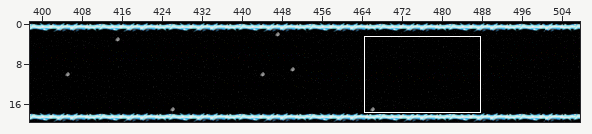
One commit to this Tiled map: level48.tmx. The first picture is a wide view before the edit; the outline marks the close-up.
Close-up. Before the commit:
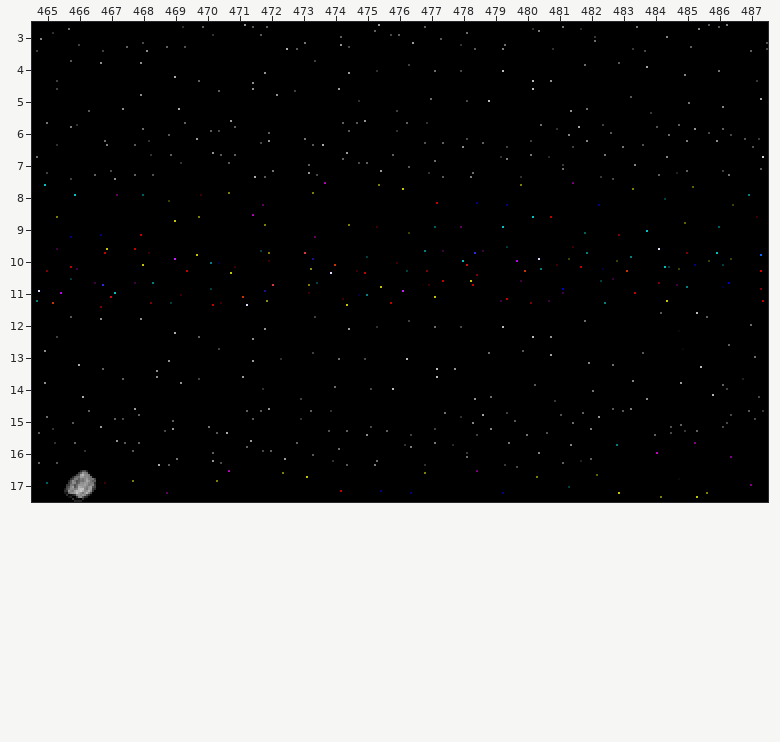
Cells are 16x16 px. Shown: x 465..487, y 3..17.
The same view after the edit:
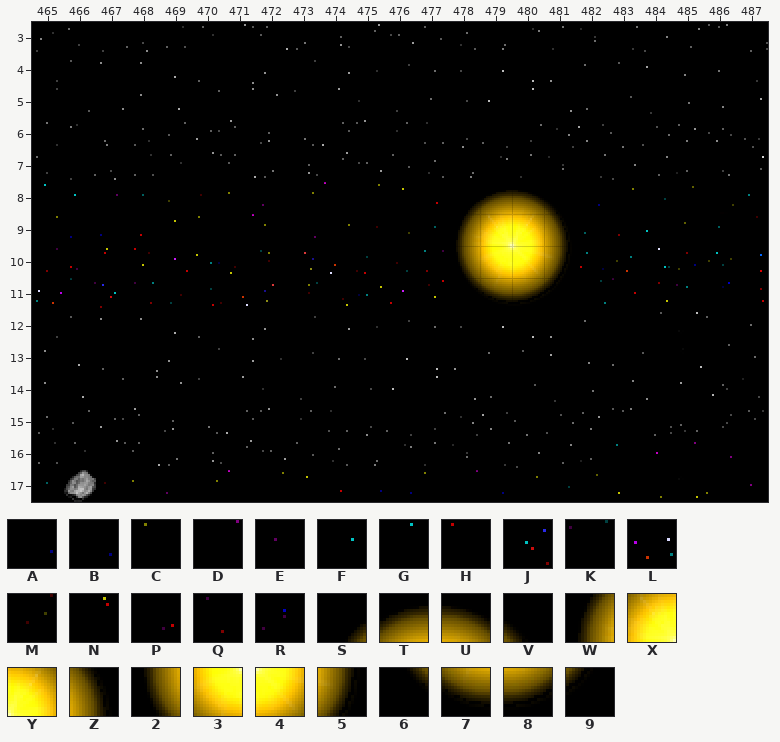
Key: from "reversePolarity Full": A 285, B 286, C 287, D 288, E 345, F 346, G 347, H 348, J 405, K 406, L 407, M 408, N 465, P 466, Q 467, R 468, S 764, T 765, U 766, V 767, W 824, X 825, Y 826, Z 827, 2 884, 3 885, 4 886, 5 887, 6 944, 7 945, 8 946, 9 947.
_ is an empty cell, . an unchanged one.
Change:
--- layer "background"
@@ x 478..481 @@
- 8 ABCD
- 9 EFGH
-10 JKLM
-11 NPQR
+ 8 STUV
+ 9 WXYZ
+10 2345
+11 6789
Pixel boxes of the changes (left, top, right, bottom) in both close-ups:
changed: (456, 182, 574, 304)
